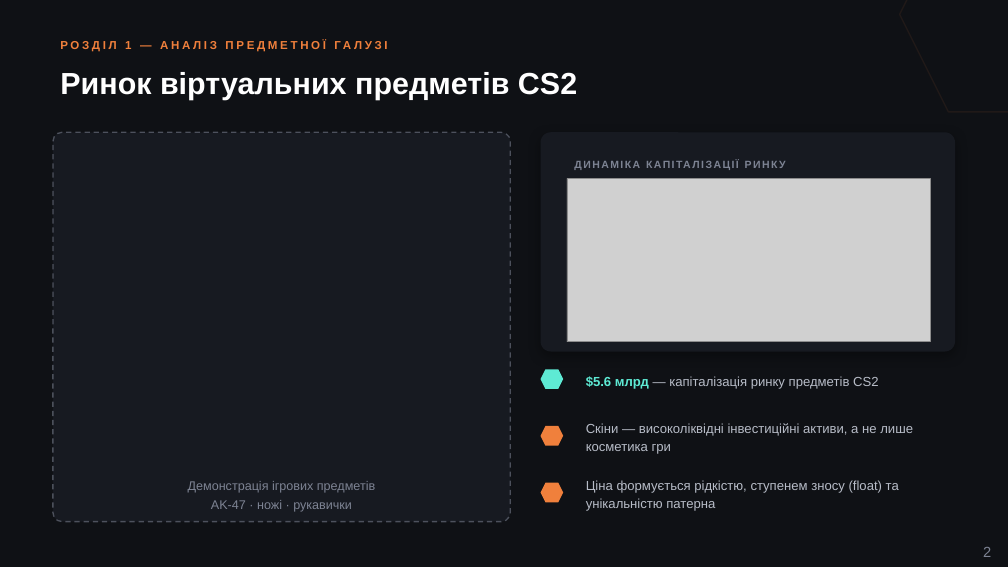
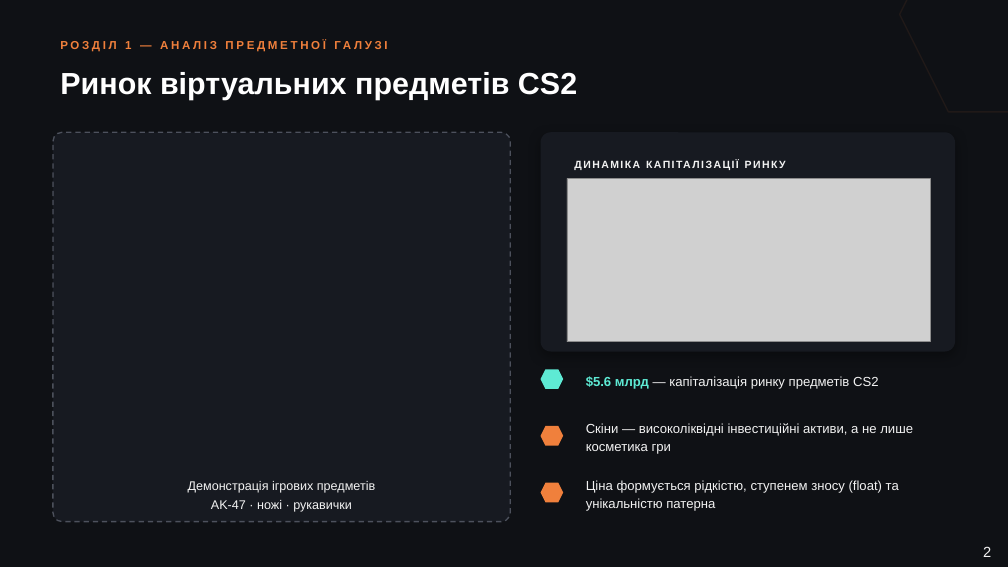
Before and after one commit to NureRazinkovYevhenii/2026_B_PI_PZPI-22-5_Razinkov_Y_O, a slide deck: slide 2 of 2026_Б_ПІ_ ПЗПІ-22-5 _Разіньков_Є_О.pptx. Drawn at 1008x567 pixels with LibreOffice and Linux fonts; fonts in the diff are those of the drawing; grey boxes stand for pictures. Boxes give left, top, right and bottom in pixels: in the first picture for what was removed or moved away, otherwise in the second. Text is boxed around its words. In the diff, an @@ line names an element or a change of style, - is before the commit and + after.

```diff
--- a/2026_Б_ПІ_ ПЗПІ-22-5 _Разіньков_Є_О.pptx
+++ b/2026_Б_ПІ_ ПЗПІ-22-5 _Разіньков_Є_О.pptx
@@ text "$5.6 млрд — капіталізація ринку ..." at (586, 376, 878, 389): text colour #B7BCC7 to #F2F2F2 in "— капіталізація ринку предметів CS2" @@
@@ text "Скіни — високоліквідні інвестиційні активи, ..." at (586, 423, 913, 454): text colour #B7BCC7 to #F2F2F2 @@
@@ text "Ціна формується рідкістю, ступенем зносу ..." at (586, 480, 899, 511): text colour #B7BCC7 to #F2F2F2 @@
@@ text colour #7D8393 to #F2F2F2 in 3 elements at (188, 481, 375, 512), (567, 154, 929, 176), (983, 546, 991, 557) @@
```
Also in this commit, not shown: 15 other slides changed.
